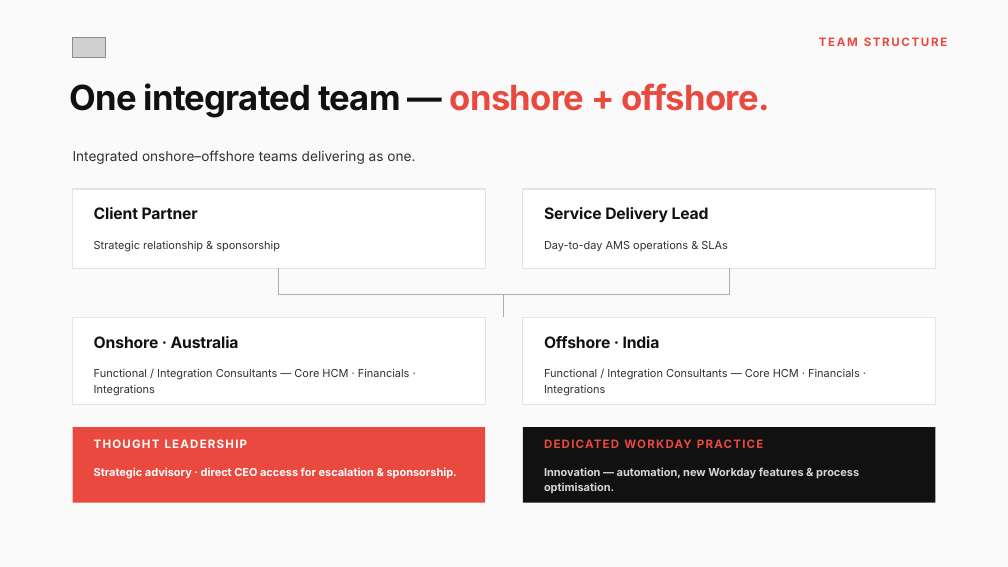
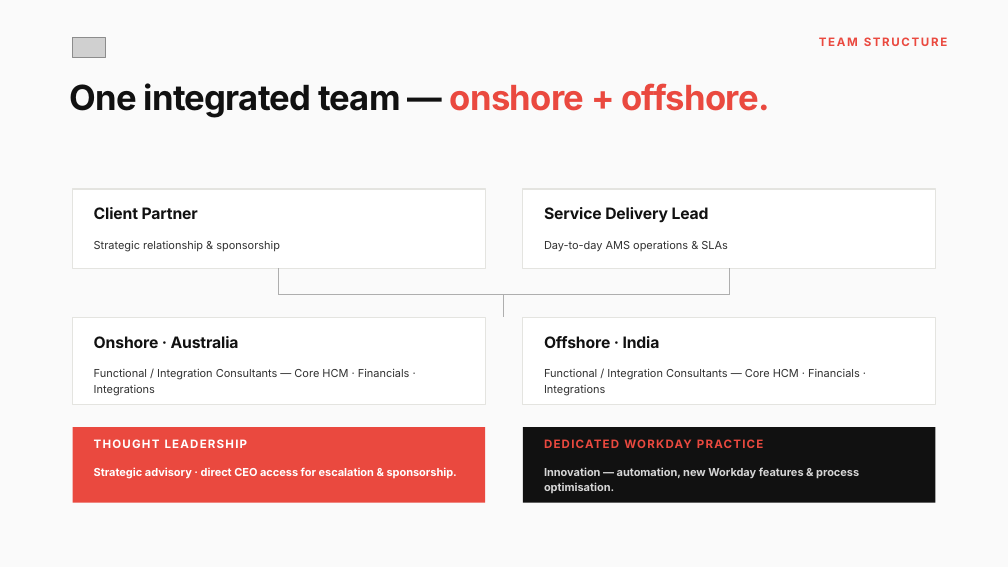
Before and after one commit to danielzrno/claude, a slide deck: slide 7 of design-system/samples/Mivada_AMS_Services_editorial.pptx. Drawn at 1008x567 pixels with LibreOffice and Linux fonts; fonts in the diff are those of the drawing; grey boxes stand for pictures. Boxes give left, top, right and bottom in pixels: in the first picture for what was removed or moved away, otherwise in the second. Text is boxed around its words. In the diff, an @@ line names an element or a change of style, - is before the commit and + after.

```diff
--- a/design-system/samples/Mivada_AMS_Services_editorial.pptx
+++ b/design-system/samples/Mivada_AMS_Services_editorial.pptx
@@ text removed at (73, 150, 415, 164) @@
-Integrated onshore–offshore teams delivering as one.
```
Also in this commit, not shown: 4 other slides changed, 8 other files.
